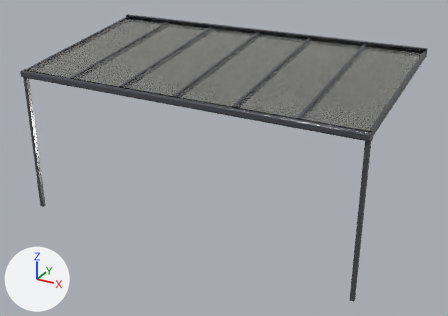
The glTF model Nebbiolo/Frame/nebbiolo_frame_600_300.glb: old version first, new version second.
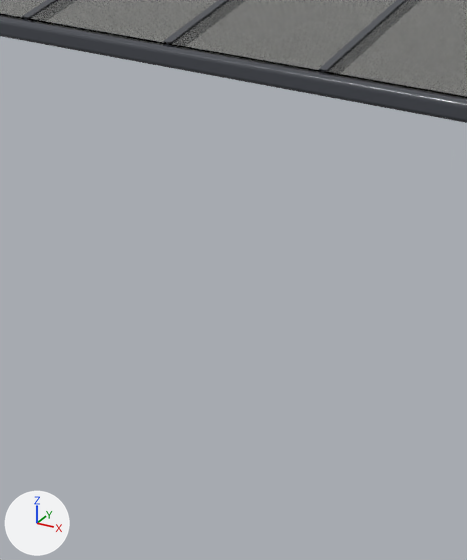
Each version appears first whole from a 50 mm camera at (4.94, -9.11, 5.49) aimed at (0.14, -0.39, 1.13), and next in a close-up on the part from 25% to 64% of the width and 25% to 93% of the height. The axes (+X, +Y, +Z) are drawn at lower left. The lights are the same throughout. The first two pictures are the older version. Where no turn or scale is listed for an object, it has been applied to the vertices.

The scene before the commit, as lines of its bpy script (objects in view):
```python
me_nebbiolo_beam_001_left_600_300 = bpy.data.meshes.new('nebbiolo_beam_001_left_600_300')
me_nebbiolo_beam_001_left_600_300.from_pydata(...)  # 236 vertices, 576 faces; spans x -121.0..172.0, y -5.0..0.0, z -17.0..34.0
me_nebbiolo_beam_001_left_600_300.materials.append(mat_ral_7024)  # picture img_ral_7024basecolortexture_jpeg
me_nebbiolo_gutter_half_round_600_300 = bpy.data.meshes.new('nebbiolo_gutter_half_round_600_300')
me_nebbiolo_gutter_half_round_600_300.from_pydata(...)  # 1022 vertices, 2048 faces; spans x -4.03..2.03, y -0.08..0.08, z -0.07..0.07
me_nebbiolo_gutter_half_round_600_300.materials.append(mat_ral_7024)  # picture img_ral_7024basecolortexture_jpeg
me_nebbiolo_roof_003_600_300 = bpy.data.meshes.new('nebbiolo_roof_003_600_300')
me_nebbiolo_roof_003_600_300.from_pydata(...)  # 8 vertices, 12 faces; spans x -1.02..-0.04, y -1.72..1.2, z -0.16..0.26
me_nebbiolo_roof_003_600_300.materials.append(mat_glass_clear)
ob_nebbiolo_beam_001_left_600_300_003 = bpy.data.objects.new('nebbiolo_beam_001_left_600_300.003', me_nebbiolo_beam_001_left_600_300)
ob_nebbiolo_beam_001_left_600_300_003.parent = ob_node_7
ob_nebbiolo_beam_001_left_600_300_003.location = (0.0, 0.0, 0.0)
ob_nebbiolo_beam_001_left_600_300_003.scale = (0.01, 0.01, 0.01)
ob_nebbiolo_gutter_half_round_600_300 = bpy.data.objects.new('nebbiolo_gutter_half_round_600_300', me_nebbiolo_gutter_half_round_600_300)
ob_nebbiolo_gutter_half_round_600_300.location = (1.0, -1.717, 2.542)
ob_nebbiolo_roof_003_600_300 = bpy.data.objects.new('nebbiolo_roof_003_600_300', me_nebbiolo_roof_003_600_300)
ob_nebbiolo_roof_003_600_300.location = (0.033, 0.038, 2.751)
# also in view: 'nebbiolo_roof_004_600_300' at (0.5, -0.22, 2.8); 'nebbiolo_roof_004_600_300.001' at (1.5, -0.22, 2.8); 'nebbiolo_roof_002_600_300' at (-1.5, -0.22, 2.8)
```
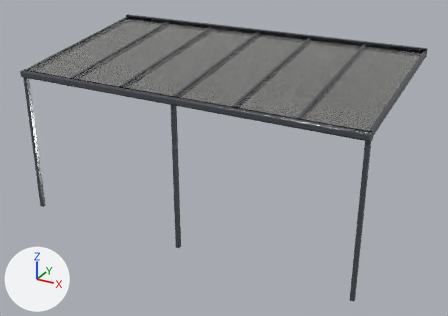
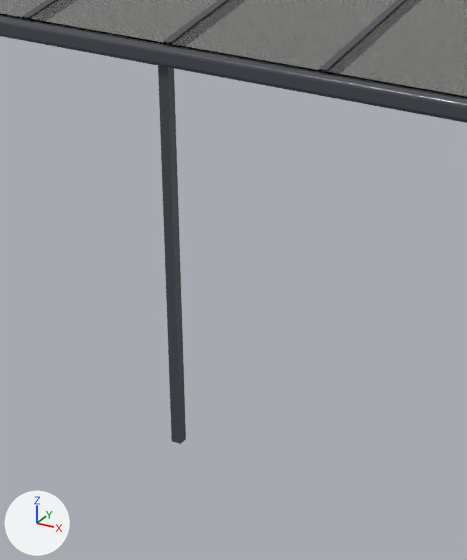
The change in detail:
Object 'nebbiolo_wall_post_left_600_300.002' (ob_nebbiolo_wall_post_left_600_300_002) is new; it shows me_nebbiolo_wall_post_left_600_300.
Its parent is ob_node_39.
Its location is (0.0, 0.0, 0.0).
Its scale is (0.01, 0.01, 0.01).
Object 'Node_39' (ob_node_39) is new.
Its location is (0.01, -1.718, 0.0).
Its rotation in degrees is (-90, 0, 0).

Where the change shows, as pixel boxes [x1, y1, x2, y2] in the close-ups (467 x 560 px):
'nebbiolo_wall_post_left_600_300.002', added
    after: [158, 66, 186, 444]
